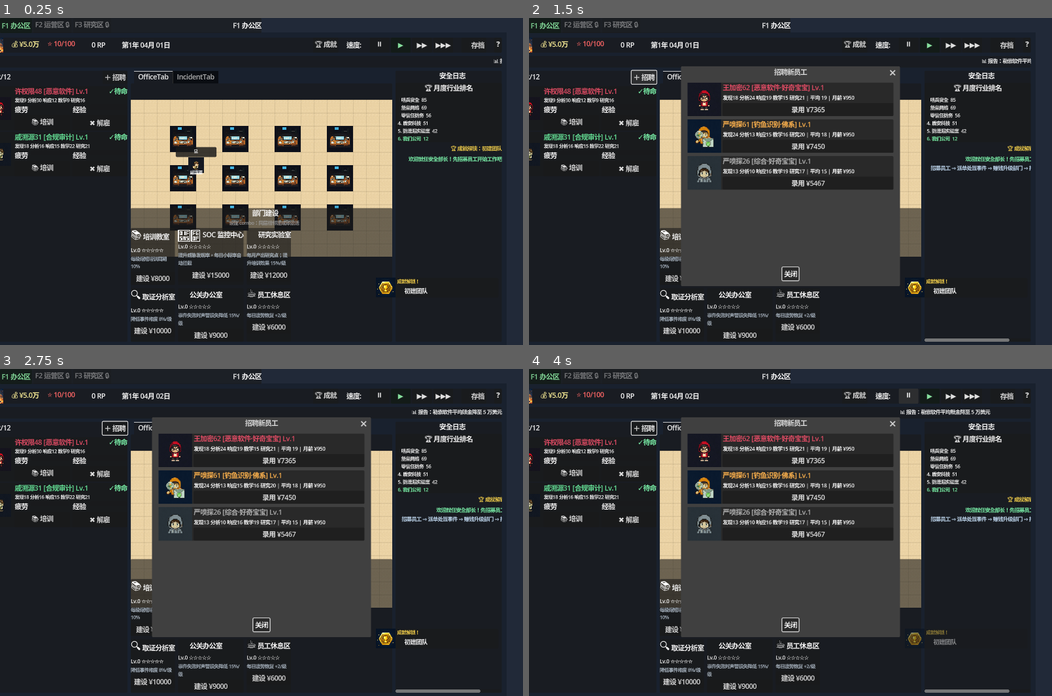
Above: before the commit, frames 1-4 (two rows, left to right).
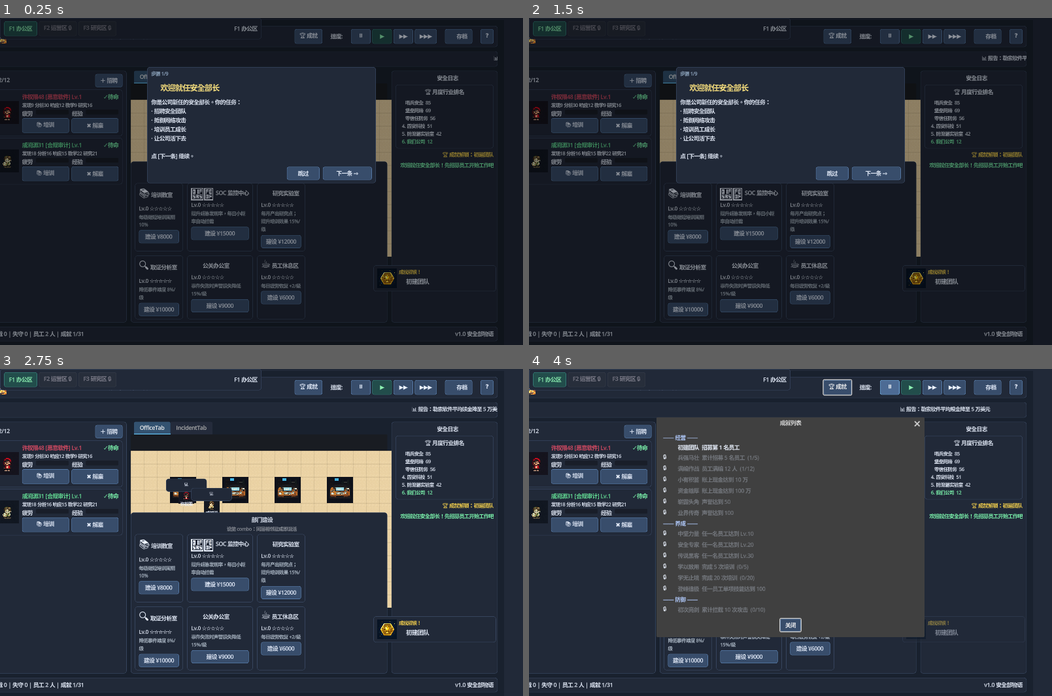
Above: after the commit, the same moments.

Repository: ShokouP/Game-network-safety-monogatari
Game: Godot game, scene res://scenes/main.tscn
Same seed, same stepped clock (60 frames per second), same inputs: the game is played once before the commit and once after it.
Inputs (mouse positions are in pixels of both pictures, inside the frame that each line leads up to):
- Up to frame 1 (0.25 s): no input
- Up to frame 2 (1.5 s): click "❓" at 0.5 s; click "＋ 招聘" at 1.25 s
- Up to frame 3 (2.75 s): click (303, 525) at 2 s, where only the run after the commit has a clickable "跳过"
- Up to frame 4 (4 s): click "🏆 成就" at 2.75 s; click "⏸" at 3.5 s

The runs differ from the first frame. In frame 1, 34% of the frame differs, in the area x 0-97%, y 0-99%; in frame 2, 36%; in frame 3, 49%, in the area x 0-96%, y 0-99%; in frame 4, 36%.

Commit message:
feat: v1.1 新手友好版
- 新手教程：9 步引导，半透明遮罩 + 高亮 + 自动推进
- 软性破产保护：连续 2 月资金 < ¥1000 才破产；紧急贷款按钮
- 经济平衡：开局 50k→80k，合同 300/⭐→500/⭐，失败惩罚 -30%
- 全局主题：统一深蓝面板 + 青色 accent，按钮/进度条/Tab/滚动条样式

Diff:
--- a/project.godot
+++ b/project.godot
@@ -38,6 +38,7 @@
 [gui]
 
 theme/default_font_multichannel_signed_distance_field=true
+theme/custom="res://themes/main_theme.tres"
 
 [rendering]
 
--- a/scenes/employee_row.tscn
+++ b/scenes/employee_row.tscn
@@ -3,7 +3,7 @@
 [ext_resource type="Script" path="res://scripts/employee_row.gd" id="1"]
 
 [node name="EmployeeRow" type="PanelContainer"]
-custom_minimum_size = Vector2(0, 80)
+custom_minimum_size = Vector2(0, 90)
 script = ExtResource("1")
 
 [node name="MainHBox" type="HBoxContainer" parent="."]
--- a/scenes/incident_row.tscn
+++ b/scenes/incident_row.tscn
@@ -3,7 +3,7 @@
 [ext_resource type="Script" path="res://scripts/incident_row.gd" id="1"]
 
 [node name="IncidentRow" type="PanelContainer"]
-custom_minimum_size = Vector2(0, 90)
+custom_minimum_size = Vector2(0, 100)
 script = ExtResource("1")
 
 [node name="HBox" type="HBoxContainer" parent="."]
--- a/scenes/main.tscn
+++ b/scenes/main.tscn
@@ -1,9 +1,10 @@
-[gd_scene load_steps=5 format=3 uid="uid://security_dept_main"]
+[gd_scene load_steps=6 format=3 uid="uid://security_dept_main"]
 
 [ext_resource type="Script" path="res://scripts/main.gd" id="1"]
 [ext_resource type="Script" path="res://scripts/game_loop.gd" id="2"]
 [ext_resource type="PackedScene" uid="uid://office_view" path="res://scenes/office_view.tscn" id="3"]
 [ext_resource type="PackedScene" uid="uid://news_ticker" path="res://scenes/news_ticker.tscn" id="4"]
+[ext_resource type="PackedScene" uid="uid://tutorial_overlay" path="res://scenes/tutorial_overlay.tscn" id="5"]
 
 [node name="Main" type="Control"]
 layout_mode = 3
@@ -29,14 +30,14 @@
 anchors_preset = 15
 anchor_right = 1.0
 anchor_bottom = 1.0
-theme_override_constants/margin_left = 12
-theme_override_constants/margin_top = 12
-theme_override_constants/margin_right = 12
-theme_override_constants/margin_bottom = 12
+theme_override_constants/margin_left = 16
+theme_override_constants/margin_top = 14
+theme_override_constants/margin_right = 16
+theme_override_constants/margin_bottom = 14
 
 [node name="RootVBox" type="VBoxContainer" parent="RootMargin"]
 layout_mode = 2
-theme_override_constants/separation = 8
+theme_override_constants/separation = 10
 
 [node name="TopBar" type="PanelContainer" parent="RootMargin/RootVBox"]
 layout_mode = 2
@@ -108,7 +109,7 @@
 [node name="MainHBox" type="HBoxContainer" parent="RootMargin/RootVBox"]
 layout_mode = 2
 size_flags_vertical = 3
-theme_override_constants/separation = 8
+theme_override_constants/separation = 10
 
 [node name="LeftPanel" type="PanelContainer" parent="RootMargin/RootVBox/MainHBox"]
 custom_minimum_size = Vector2(340, 0)
@@ -147,7 +148,7 @@
 layout_mode = 2
 size_flags_horizontal = 3
 size_flags_vertical = 3
-theme_override_constants/separation = 8
+theme_override_constants/separation = 10
 
 [node name="CenterTabs" type="TabContainer" parent="RootMargin/RootVBox/MainHBox/CenterVBox"]
 layout_mode = 2
@@ -206,8 +207,8 @@
 unique_name_in_owner = true
 layout_mode = 2
 columns = 3
-theme_override_constants/h_separation = 8
-theme_override_constants/v_separation = 8
+theme_override_constants/h_separation = 10
+theme_override_constants/v_separation = 10
 
 [node name="RightPanel" type="PanelContainer" parent="RootMargin/RootVBox/MainHBox"]
 custom_minimum_size = Vector2(260, 0)
@@ -470,7 +471,6 @@
 anchors_preset = 15
 anchor_right = 1.0
 anchor_bottom = 1.0
-
 [node name="GameOverLabel" type="Label" parent="GameOverDialog/GameOverVBox"]
 unique_name_in_owner = true
 layout_mode = 2
@@ -495,6 +495,9 @@
 [node name="NGPlusEmployeeList" type="VBoxContainer" parent="GameOverDialog/GameOverVBox/NGPlusPanel/NGPlusVBox"]
 unique_name_in_owner = true
 layout_mode = 2
+
+[node name="TutorialOverlay" parent="." instance=ExtResource("5")]
+unique_name_in_owner = true
 
 [connection signal="pressed" from="RootMargin/RootVBox/TopBar/TopHBox/AchievementButton" to="." method="_on_achievement_button_pressed"]
 [connection signal="pressed" from="RootMargin/RootVBox/TopBar/TopHBox/SaveButton" to="." method="_on_save_button_pressed"]
--- /dev/null
+++ b/scenes/tutorial_overlay.tscn
@@ -0,0 +1,72 @@
+[gd_scene load_steps=2 format=3 uid="uid://tutorial_overlay"]
+
+[ext_resource type="Script" path="res://scripts/tutorial_overlay.gd" id="1"]
+
+[node name="TutorialOverlay" type="CanvasLayer"]
+layer = 100
+script = ExtResource("1")
+
+[node name="Dim" type="ColorRect" parent="."]
+unique_name_in_owner = true
+anchors_preset = 15
+anchor_right = 1.0
+anchor_bottom = 1.0
+color = Color(0, 0, 0, 0.4)
+
+[node name="Highlight" type="Panel" parent="."]
+unique_name_in_owner = true
+visible = false
+
+[node name="BubblePanel" type="PanelContainer" parent="."]
+unique_name_in_owner = true
+anchors_preset = 5
+anchor_left = 0.5
+anchor_right = 0.5
+offset_left = -280.0
+offset_top = 120.0
+offset_right = 280.0
+offset_bottom = 320.0
+grow_horizontal = 2
+
+[node name="VBox" type="VBoxContainer" parent="BubblePanel"]
+layout_mode = 2
+theme_override_constants/separation = 12
+
+[node name="StepLabel" type="Label" parent="BubblePanel/VBox"]
+unique_name_in_owner = true
+layout_mode = 2
+theme_override_font_sizes/font_size = 11
+theme_override_colors/font_color = Color(0.6, 0.7, 0.8, 1)
+text = "步骤 1/9"
+
+[node name="TitleLabel" type="Label" parent="BubblePanel/VBox"]
+unique_name_in_owner = true
+layout_mode = 2
+theme_override_font_sizes/font_size = 18
+theme_override_colors/font_color = Color(1, 0.9, 0.5, 1)
+text = "👋 欢迎"
+
+[node name="ContentLabel" type="Label" parent="BubblePanel/VBox"]
+unique_name_in_owner = true
+layout_mode = 2
+size_flags_vertical = 3
+theme_override_font_sizes/font_size = 13
+text = "..."
+autowrap_mode = 2
+
+[node name="BtnRow" type="HBoxContainer" parent="BubblePanel/VBox"]
+layout_mode = 2
+theme_override_constants/separation = 8
+alignment = 2
+
+[node name="SkipButton" type="Button" parent="BubblePanel/VBox/BtnRow"]
+unique_name_in_owner = true
+custom_minimum_size = Vector2(80, 32)
+layout_mode = 2
+text = "跳过"
+
+[node name="NextButton" type="Button" parent="BubblePanel/VBox/BtnRow"]
+unique_name_in_owner = true
+custom_minimum_size = Vector2(120, 32)
+layout_mode = 2
+text = "下一条 →"
--- a/scripts/core/game_state.gd
+++ b/scripts/core/game_state.gd
@@ -13,13 +13,19 @@
 signal alert_message(text: String, color: Color)
 signal year_ended(year: int)  # 用于年度奖项
 
-const START_FUNDS := 50000
+const START_FUNDS := 80000   # 原 50000 → 80000，给新手喘息
 const START_REP := 10
 const MAX_REP := 100
 const MIN_REP := 0
 const MAX_RP := 9999
 const MAX_INTEL := 100
 
+# 软性破产保护
+const BANKRUPT_THRESHOLD := 1000     # 资金低于此进入"危机"状态
+const BANKRUPT_GRACE_MONTHS := 2     # 连续 2 个月资金 < 阈值才破产
+const EMERGENCY_LOAN_AMOUNT := 30000 # CEO 紧急贷款额度
+const EMERGENCY_LOAN_REP_COST := 5   # 贷款声誉代价
+
 const DAY_SECONDS := [0.0, 2.0, 0.8, 0.3]
 
 var year: int = 1
@@ -36,6 +42,10 @@
 var is_game_over: bool = false
 var ng_plus_count: int = 0     # 二周目计数
 var difficulty_modifier: float = 1.0  # NG+ 提升
+
+# 破产保护状态
+var bankrupt_months_count: int = 0   # 连续低资金月数
+var has_used_emergency_loan: bool = false  # 是否已用过紧急贷款
 
 var rng := RandomNumberGenerator.new()
 
@@ -61,6 +71,8 @@
 	threat_intel = 50
 	is_game_over = false
 	difficulty_modifier = 1.0 + ng_plus_count * 0.3
+	bankrupt_months_count = 0
+	has_used_emergency_loan = false
 	_init_departments()
 	date_changed.emit(year, month, day)
 	funds_changed.emit(funds)
@@ -73,8 +85,7 @@
 func add_funds(amount: int) -> void:
 	funds = max(0, funds + amount)
 	funds_changed.emit(funds)
-	if funds <= 0 and not is_game_over:
-		_trigger_game_over("公司破产！资金链断裂，董事会被迫解散安全部门。")
+	# 软性破产：不再立即破产，由 _on_month_end 累计月份判定
 
 func can_afford(cost: int) -> bool:
 	return funds >= cost
@@ -144,8 +155,8 @@
 	for dept in departments.values():
 		if dept.level > 0:
 			add_funds(-GameData.get_dept_upkeep(dept.id, dept.level))
-	# 合同收入
-	var contract_income := reputation * 300
+	# 合同收入（提高基数）
+	var contract_income := reputation * 500  # 300 → 500
 	add_funds(contract_income)
 	alert_message.emit("月度安全服务合同收入 ¥%d（声誉 %d）" % [contract_income, reputation], Color(0.5, 0.9, 1.0))
 	# 研究点被动产出（实验室 + combo）
@@ -153,6 +164,29 @@
 	if lab.level > 0:
 		var rp_gain: int = int(lab.level * 5 * get_combo_lab_rp_mult()) + get_combo_monthly_rp_bonus()
 		add_rp(rp_gain)
+	# 软性破产判定：连续 N 个月资金低于阈值
+	if funds < BANKRUPT_THRESHOLD:
+		bankrupt_months_count += 1
+		if bankrupt_months_count >= BANKRUPT_GRACE_MONTHS:
+			_trigger_game_over("连续 %d 个月资金枯竭，公司被迫解散安全部门。" % BANKRUPT_GRACE_MONTHS)
+		else:
+			alert_message.emit("⚠️ 资金危机！连续 %d/%d 个月低资金，再 %d 个月将破产" % [
+				bankrupt_months_count, BANKRUPT_GRACE_MONTHS, BANKRUPT_GRACE_MONTHS - bankrupt_months_count
+			], Color(1.0, 0.5, 0.5))
+	else:
+		bankrupt_months_count = 0
+
+func take_emergency_loan() -> bool:
+	## CEO 紧急贷款（一次性）
+	if has_used_emergency_loan:
+		alert_message.emit("紧急贷款已用过", Color(1.0, 0.7, 0.4))
+		return false
+	has_used_emergency_loan = true
+	funds += EMERGENCY_LOAN_AMOUNT
+	add_rep(-EMERGENCY_LOAN_REP_COST)
+	funds_changed.emit(funds)
+	alert_message.emit("💼 CEO 批了 ¥%d 紧急贷款（声誉 -%d）" % [EMERGENCY_LOAN_AMOUNT, EMERGENCY_LOAN_REP_COST], Color(0.5, 1.0, 0.7))
+	return true
 
 # ---------- 部门 ----------
 
@@ -254,6 +288,8 @@
 		"research_points": research_points, "threat_intel": threat_intel,
 		"ng_plus_count": ng_plus_count,
 		"difficulty_modifier": difficulty_modifier,
+		"bankrupt_months_count": bankrupt_months_count,
+		"has_used_emergency_loan": has_used_emergency_loan,
 		"departments": departments.values().map(func(d): return d.to_dict()),
 	}
 
@@ -268,6 +304,8 @@
 	threat_intel = d.get("threat_intel", 50)
 	ng_plus_count = d.get("ng_plus_count", 0)
 	difficulty_modifier = d.get("difficulty_modifier", 1.0)
+	bankrupt_months_count = d.get("bankrupt_months_count", 0)
+	has_used_emergency_loan = d.get("has_used_emergency_loan", false)
 	departments.clear()
 	for dd in d.get("departments", []):
 		var dept := Department.from_dict(dd)
--- a/scripts/game_data.gd
+++ b/scripts/game_data.gd
@@ -287,7 +287,8 @@
 	inc.fund_reward = 1000 + inc.difficulty * 50
 	inc.rep_reward = 1 + int(inc.difficulty / 20)
 	inc.exp_reward = 15 + int(inc.difficulty / 2)
-	inc.fund_penalty = 2000 + inc.difficulty * 80
+	# 失败惩罚降低 30%（新手友好）
+	inc.fund_penalty = int((2000 + inc.difficulty * 80) * 0.7)
 	inc.rep_penalty = 2 + int(inc.difficulty / 15)
 	# 严重事件 50% 概率标记为专班任务
 	if inc.severity >= Incident.Severity.HIGH and rng.randf() < 0.5:
--- a/scripts/main.gd
+++ b/scripts/main.gd
@@ -33,6 +33,7 @@
 @onready var ceo_review_vbox: VBoxContainer = %CEOReviewVBox
 @onready var budget_dialog: AcceptDialog = %BudgetDialog
 @onready var budget_vbox: VBoxContainer = %BudgetVBox
+@onready var tutorial_overlay: CanvasLayer = %TutorialOverlay
 @onready var save_slot_dialog: AcceptDialog = %SaveSlotDialog
 @onready var save_slot_list: VBoxContainer = %SaveSlotList
 @onready var choice_dialog: AcceptDialog = %ChoiceDialog
@@ -99,6 +100,10 @@
 	if office_view:
 		office_view.refresh_all_employees()
 
+	# 首次启动新手教程（无存档且未看过教程）
+	if not SaveMgr.slot_exists(SaveMgr.AUTO_SLOT) and EmployeeRoster.employees.size() <= 2 and tutorial_overlay:
+		call_deferred("_start_tutorial")
+
 func _refresh_all() -> void:
 	_on_funds_changed(GameState.funds)
 	_on_rep_changed(GameState.reputation)
@@ -114,6 +119,30 @@
 	funds_label.text = "💰 ¥%s" % _format_num(v)
 	funds_label.modulate = Color(1.0, 0.4, 0.4) if v < 5000 else Color(1.0, 0.95, 0.6)
 	_check_funds_achievements(v)
+	# 低资金且未用过贷款：在资金标签旁弹"紧急贷款"按钮
+	_update_emergency_loan_button(v)
+
+var emergency_loan_btn: Button = null
+
+func _update_emergency_loan_button(funds: int) -> void:
+	var should_show: bool = funds < GameState.BANKRUPT_THRESHOLD and not GameState.has_used_emergency_loan
+	if should_show and emergency_loan_btn == null:
+		emergency_loan_btn = Button.new()
+		emergency_loan_btn.text = "💼 紧急贷款"
+		emergency_loan_btn.modulate = Color(1.0, 0.85, 0.4)
+		emergency_loan_btn.tooltip_text = "CEO 特批 ¥%d（声誉 -%d），一次性" % [GameState.EMERGENCY_LOAN_AMOUNT, GameState.EMERGENCY_LOAN_REP_COST]
+		emergency_loan_btn.pressed.connect(_on_emergency_loan)
+		var top_hbox := funds_label.get_parent() as HBoxContainer
+		if top_hbox:
+			top_hbox.add_child(emergency_loan_btn)
+			top_hbox.move_child(emergency_loan_btn, funds_label.get_index() + 1)
+	elif not should_show and emergency_loan_btn != null:
+		emergency_loan_btn.queue_free()
+		emergency_loan_btn = null
+
+func _on_emergency_loan() -> void:
+	GameState.take_emergency_loan()
+	_update_emergency_loan_button(GameState.funds)
 
 func _on_rep_changed(v: int) -> void:
 	rep_label.text = "⭐ %d/100" % v
@@ -884,7 +913,14 @@
 	save_slot_dialog.hide()
 
 func _on_help_button_pressed() -> void:
-	_on_alert("💡 招募员工 → 派单处置事件 → 赚钱升级部门 → 抵御更强攻击", Color(0.8, 0.9, 1.0))
+	if tutorial_overlay:
+		tutorial_overlay.start(self)
+	else:
+		_on_alert("💡 招募员工 → 派单处置事件 → 赚钱升级部门 → 抵御更强攻击", Color(0.8, 0.9, 1.0))
+
+func _start_tutorial() -> void:
+	if tutorial_overlay:
+		tutorial_overlay.start(self)
 
 # ---------- CEO 评价 + 预算谈判 ----------
 
--- /dev/null
+++ b/scripts/tutorial_data.gd
@@ -0,0 +1,69 @@
+class_name TutorialData
+extends RefCounted
+## 新手教程步骤定义
+
+const STEPS := [
+	{
+		"id": "welcome",
+		"title": "👋 欢迎就任安全部长",
+		"content": "你是公司新任的安全部长。你的任务：\n· 招聘安全团队\n· 抵御网络攻击\n· 培训员工成长\n· 让公司活下去\n\n点 [下一条] 继续。",
+		"highlight": "",
+	},
+	{
+		"id": "office_view",
+		"title": "🏢 你的办公室",
+		"content": "中央是办公室俯视图：\n· 像素小人就是你的员工\n· 他们会走动、工作、休息\n· 升级部门可解锁 F2/F3 楼层\n\n切换到 [事件] Tab 可查看攻击事件。",
+		"highlight": "CenterTabs",
+	},
+	{
+		"id": "resources",
+		"title": "💰 三大资源",
+		"content": "顶栏显示三种资源：\n· 💰 资金：用于招聘/培训/升级\n· ⭐ 声誉：吸引更好员工和事件\n· 🔬 RP（研究点）：用于解锁成就\n\n资金清零 = 破产，声誉清零 = 解散。",
+		"highlight": "TopBar",
+	},
+	{
+		"id": "hire",
+		"title": "👥 第一步：招募员工",
+		"content": "点左侧 [+ 招聘] 按钮：\n· 从 3 名候选人中选 1\n· 候选人随机生成（专长/性格/外貌）\n· 价格越高潜力越好\n\n试试招聘一名员工！",
+		"highlight": "HireButton",
+		"auto_next_on": "employee_hired",
+	},
+	{
+		"id": "incident",
+		"title": "🚨 处置攻击事件",
+		"content": "中央 [事件] Tab 会刷出攻击：\n· 钓鱼/勒索/DDoS/APT 等 10 种\n· 每个事件有 [难度] 和 [时限]\n· 从下拉菜单选 1 名员工处置\n· 员工技能匹配难度 = 进度快\n\n切换到 [事件] Tab 看看吧。",
+		"highlight": "IncidentTab",
+	},
+	{
+		"id": "train",
+		"title": "📚 员工培训",
+		"content": "员工卡上的 [📚 培训] 按钮：\n· 11 种课程按等级解锁\n· 5 级后可转职（红队/蓝队/紫队）\n· 培训耗时几天但永久提升技能\n\n点击任意员工的 [详情] 查看技能条。",
+		"highlight": "EmployeeList",
+	},
+	{
+		"id": "upgrade_dept",
+		"title": "🏗️ 升级部门",
+		"content": "底部是 6 个部门：\n· SOC/培训室/实验室/取证/公关/休息区\n· 同层相邻触发 combo 加成\n· 部门升到 1 级解锁对应楼层\n\n资金够就升级 SOC 吧！",
+		"highlight": "DeptPanel",
+	},
+	{
+		"id": "speed",
+		"title": "⏩ 时间控制",
+		"content": "右上角速度按钮：\n· ⏸ 暂停（思考决策）\n· ▶ 正常（1天=2秒）\n· ▶▶ 快速\n· ▶▶▶ 极快\n\n感到压力就暂停，慢慢来。",
+		"highlight": "SpeedButtons",
+	},
+	{
+		"id": "finish",
+		"title": "🎉 教程完成",
+		"content": "你已经掌握了基本操作：\n✓ 招聘员工\n✓ 处置事件\n✓ 培训成长\n✓ 升级部门\n\n还有成就/年度奖项/CEO 评价/月度排名等玩法等你探索。\n\n祝你的安全部门越来越强！",
+		"highlight": "",
+	},
+]
+
+static func get_step(idx: int) -> Dictionary:
+	if idx < 0 or idx >= STEPS.size():
+		return {}
+	return STEPS[idx]
+
+static func step_count() -> int:
+	return STEPS.size()
--- /dev/null
+++ b/scripts/tutorial_overlay.gd
@@ -0,0 +1,89 @@
+extends CanvasLayer
+## 新手教程覆盖层：半透明遮罩 + 高亮 + 提示气泡
+
+signal tutorial_finished
+
+@onready var dim: ColorRect = %Dim
+@onready var highlight: Panel = %Highlight
+@onready var bubble_panel: PanelContainer = %BubblePanel
+@onready var step_label: Label = %StepLabel
+@onready var title_label: Label = %TitleLabel
+@onready var content_label: Label = %ContentLabel
+@onready var next_btn: Button = %NextButton
+@onready var skip_btn: Button = %SkipButton
+
+var current_step: int = 0
+var is_active: bool = false
+var main_ref: Control = null
+
+func _ready() -> void:
+	visible = false
+	next_btn.pressed.connect(_on_next)
+	skip_btn.pressed.connect(_on_skip)
+
+func start(root: Control) -> void:
+	main_ref = root
+	current_step = 0
+	is_active = true
+	visible = true
+	_show_step(current_step)
+
+func _show_step(idx: int) -> void:
+	var step := TutorialData.get_step(idx)
+	if step.is_empty():
+		_finish()
+		return
+	step_label.text = "步骤 %d/%d" % [idx + 1, TutorialData.step_count()]
+	title_label.text = step["title"]
+	content_label.text = step["content"]
+	# 高亮
+	var hl: String = step.get("highlight", "")
+	if hl.is_empty() or main_ref == null:
+		highlight.visible = false
+		dim.color = Color(0, 0, 0, 0.4)
+	else:
+		var target := _find_node_by_name(hl)
+		if target:
+			dim.color = Color(0, 0, 0, 0.6)
+			highlight.visible = true
+			var rect := target.get_global_rect()
+			highlight.position = rect.position - Vector2(6, 6)
+			highlight.size = rect.size + Vector2(12, 12)
+		else:
+			highlight.visible = false
+			dim.color = Color(0, 0, 0, 0.4)
+	# 自动下一步（如招聘成功）
+	var auto_signal: String = step.get("auto_next_on", "")
+	if not auto_signal.is_empty():
+		if EmployeeRoster.has_signal(auto_signal):
+			if not EmployeeRoster.is_connected(auto_signal, _on_auto_next):
+				EmployeeRoster.connect(auto_signal, _on_auto_next, CONNECT_ONE_SHOT)
+	# 按钮文案
+	if idx >= TutorialData.step_count() - 1:
+		next_btn.text = "完成"
+	else:
+		next_btn.text = "下一条 →"
+
+func _find_node_by_name(node_name: String) -> Control:
+	if main_ref == null:
+		return null
+	return main_ref.find_child(node_name, true, false) as Control
+
+func _on_auto_next(_arg = null) -> void:
+	if is_active:
+		call_deferred("_on_next")
+
+func _on_next() -> void:
+	current_step += 1
+	if current_step >= TutorialData.step_count():
+		_finish()
+	else:
+		_show_step(current_step)
+
+func _on_skip() -> void:
+	_finish()
+
+func _finish() -> void:
+	is_active = false
+	visible = false
+	tutorial_finished.emit()
--- /dev/null
+++ b/themes/main_theme.tres
@@ -0,0 +1,230 @@
+[gd_resource type="Theme" load_steps=17 format=3 uid="uid://cybercairo_theme"]
+
+[sub_resource type="StyleBoxFlat" id="panel_dark"]
+bg_color = Color(0.13, 0.16, 0.22, 1)
+border_width_left = 1
+border_width_top = 1
+border_width_right = 1
+border_width_bottom = 1
+border_color = Color(0.22, 0.28, 0.38, 1)
+corner_radius_top_left = 6
+corner_radius_top_right = 6
+corner_radius_bottom_right = 6
+corner_radius_bottom_left = 6
+content_margin_left = 10.0
+content_margin_top = 8.0
+content_margin_right = 10.0
+content_margin_bottom = 8.0
+
+[sub_resource type="StyleBoxFlat" id="panel_accent"]
+bg_color = Color(0.16, 0.22, 0.32, 1)
+border_width_left = 2
+border_width_top = 2
+border_width_right = 2
+border_width_bottom = 2
+border_color = Color(0.3, 0.6, 0.8, 1)
+corner_radius_top_left = 6
+corner_radius_top_right = 6
+corner_radius_bottom_right = 6
+corner_radius_bottom_left = 6
+content_margin_left = 10.0
+content_margin_top = 8.0
+content_margin_right = 10.0
+content_margin_bottom = 8.0
+
+[sub_resource type="StyleBoxFlat" id="btn_normal"]
+bg_color = Color(0.22, 0.30, 0.42, 1)
+border_width_left = 1
+border_width_top = 1
+border_width_right = 1
+border_width_bottom = 1
+border_color = Color(0.35, 0.50, 0.68, 1)
+corner_radius_top_left = 4
+corner_radius_top_right = 4
+corner_radius_bottom_right = 4
+corner_radius_bottom_left = 4
+content_margin_left = 12.0
+content_margin_top = 6.0
+content_margin_right = 12.0
+content_margin_bottom = 6.0
+
+[sub_resource type="StyleBoxFlat" id="btn_hover"]
+bg_color = Color(0.30, 0.42, 0.58, 1)
+border_width_left = 1
+border_width_top = 1
+border_width_right = 1
+border_width_bottom = 1
+border_color = Color(0.45, 0.70, 0.90, 1)
+corner_radius_top_left = 4
+corner_radius_top_right = 4
+corner_radius_bottom_right = 4
+corner_radius_bottom_left = 4
+content_margin_left = 12.0
+content_margin_top = 6.0
+content_margin_right = 12.0
+content_margin_bottom = 6.0
+
+[sub_resource type="StyleBoxFlat" id="btn_pressed"]
+bg_color = Color(0.18, 0.26, 0.36, 1)
+border_width_left = 1
+border_width_top = 1
+border_width_right = 1
+border_width_bottom = 1
+border_color = Color(0.30, 0.50, 0.70, 1)
+corner_radius_top_left = 4
+corner_radius_top_right = 4
+corner_radius_bottom_right = 4
+corner_radius_bottom_left = 4
+content_margin_left = 12.0
+content_margin_top = 6.0
+content_margin_right = 12.0
+content_margin_bottom = 6.0
+
+[sub_resource type="StyleBoxFlat" id="btn_disabled"]
+bg_color = Color(0.18, 0.20, 0.24, 0.5)
+border_width_left = 1
+border_width_top = 1
+border_width_right = 1
+border_width_bottom = 1
+border_color = Color(0.28, 0.30, 0.34, 0.5)
+corner_radius_top_left = 4
+corner_radius_top_right = 4
+corner_radius_bottom_right = 4
+corner_radius_bottom_left = 4
+content_margin_left = 12.0
+content_margin_top = 6.0
+content_margin_right = 12.0
+content_margin_bottom = 6.0
+
+[sub_resource type="StyleBoxFlat" id="progress_bg"]
+bg_color = Color(0.10, 0.12, 0.16, 1)
+corner_radius_top_left = 3
+corner_radius_top_right = 3
+corner_radius_bottom_right = 3
+corner_radius_bottom_left = 3
+
+[sub_resource type="StyleBoxFlat" id="progress_fill"]
+bg_color = Color(0.30, 0.70, 0.90, 1)
+corner_radius_top_left = 3
+corner_radius_top_right = 3
+corner_radius_bottom_right = 3
+corner_radius_bottom_left = 3
+
+[sub_resource type="StyleBoxFlat" id="tab_selected"]
+bg_color = Color(0.20, 0.32, 0.44, 1)
+border_width_bottom = 2
+border_color = Color(0.40, 0.80, 1.0, 1)
+corner_radius_top_left = 4
+corner_radius_top_right = 4
+content_margin_left = 14.0
+content_margin_top = 6.0
+content_margin_right = 14.0
+content_margin_bottom = 6.0
+
+[sub_resource type="StyleBoxFlat" id="tab_unselected"]
+bg_color = Color(0.14, 0.17, 0.23, 1)
+corner_radius_top_left = 4
+corner_radius_top_right = 4
+content_margin_left = 14.0
+content_margin_top = 6.0
+content_margin_right = 14.0
+content_margin_bottom = 6.0
+
+[sub_resource type="StyleBoxFlat" id="scroll_bg"]
+bg_color = Color(0.10, 0.12, 0.16, 0.3)
+corner_radius_top_left = 4
+corner_radius_top_right = 4
+corner_radius_bottom_right = 4
+corner_radius_bottom_left = 4
+
+[sub_resource type="StyleBoxEmpty" id="scroll_grabber_empty"]
+
+[sub_resource type="StyleBoxFlat" id="dialog_bg"]
+bg_color = Color(0.11, 0.14, 0.20, 1)
+border_width_left = 2
+border_width_top = 2
+border_width_right = 2
+border_width_bottom = 2
+border_color = Color(0.35, 0.55, 0.75, 1)
+corner_radius_top_left = 8
+corner_radius_top_right = 8
+corner_radius_bottom_right = 8
+corner_radius_bottom_left = 8
+content_margin_left = 16.0
+content_margin_top = 16.0
+content_margin_right = 16.0
+content_margin_bottom = 16.0
+
+[sub_resource type="StyleBoxFlat" id="separator"]
+bg_color = Color(0.25, 0.32, 0.42, 1)
+content_margin_top = 1.0
+content_margin_bottom = 1.0
+
+[sub_resource type="StyleBoxFlat" id="option_normal"]
+bg_color = Color(0.22, 0.30, 0.42, 1)
+corner_radius_top_left = 4
+corner_radius_top_right = 4
+corner_radius_bottom_right = 4
+corner_radius_bottom_left = 4
+content_margin_left = 8.0
+content_margin_top = 4.0
+content_margin_right = 8.0
+content_margin_bottom = 4.0
+
+[sub_resource type="StyleBoxFlat" id="option_hover"]
+bg_color = Color(0.30, 0.42, 0.58, 1)
+corner_radius_top_left = 4
+corner_radius_top_right = 4
+corner_radius_bottom_right = 4
+corner_radius_bottom_left = 4
+content_margin_left = 8.0
+content_margin_top = 4.0
+content_margin_right = 8.0
+content_margin_bottom = 4.0
+
+[resource]
+default_font_size = 13
+
+AcceptDialog/panel = SubResource("dialog_bg")
+
+Button/styles/normal = SubResource("btn_normal")
+Button/styles/hover = SubResource("btn_hover")
+Button/styles/pressed = SubResource("btn_pressed")
+Button/styles/disabled = SubResource("btn_disabled")
+Button/colors/font_color = Color(0.92, 0.95, 1.0, 1)
+Button/colors/font_hover_color = Color(1.0, 1.0, 1.0, 1)
+Button/colors/font_pressed_color = Color(0.85, 0.90, 1.0, 1)
+Button/colors/font_disabled_color = Color(0.5, 0.5, 0.55, 1)
+Button/font_sizes/font_size = 13
+
+CheckBox/styles/normal = SubResource("btn_normal")
+CheckBox/styles/hover = SubResource("btn_hover")
+
+HSeparator/styles/separator = SubResource("separator")
+
+Label/colors/font_color = Color(0.92, 0.95, 1.0, 1)
+Label/colors/font_outline_color = Color(0, 0, 0, 1)
+Label/constants/outline_size = 0
+Label/font_sizes/font_size = 13
+
+OptionButton/styles/normal = SubResource("option_normal")
+OptionButton/styles/hover = SubResource("option_hover")
+OptionButton/font_sizes/font_size = 12
+
+Panel/styles/panel = SubResource("panel_dark")
+
+PanelContainer/styles/panel = SubResource("panel_dark")
+
+ProgressBar/styles/background = SubResource("progress_bg")
+ProgressBar/styles/fill = SubResource("progress_fill")
+ProgressBar/font_sizes/font_size = 10
+
+ScrollContainer/styles/bg = SubResource("scroll_bg")
+
+TabContainer/styles/tab_selected = SubResource("tab_selected")
+TabContainer/styles/tab_unselected = SubResource("tab_unselected")
+TabContainer/font_sizes/font_size = 13
+
+VScrollBar/styles/grabber = SubResource("btn_normal")
+VScrollBar/styles/grabber_highlight = SubResource("btn_hover")
+VScrollBar/styles/scroll = SubResource("scroll_grabber_empty")
